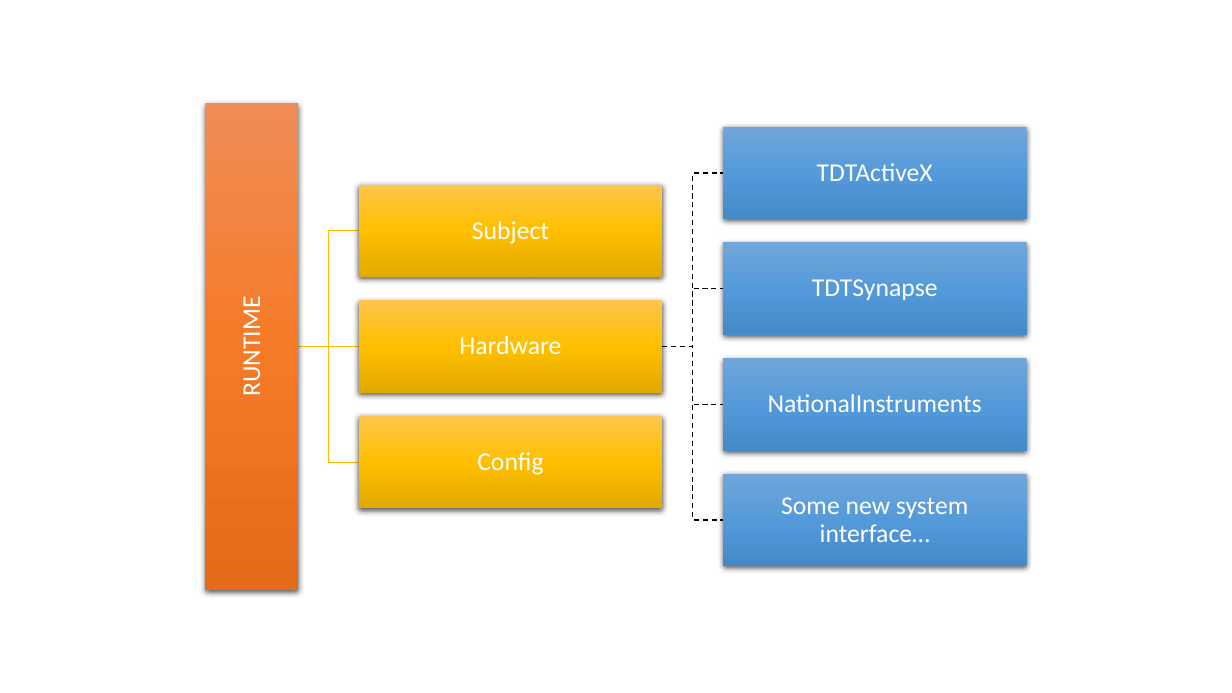
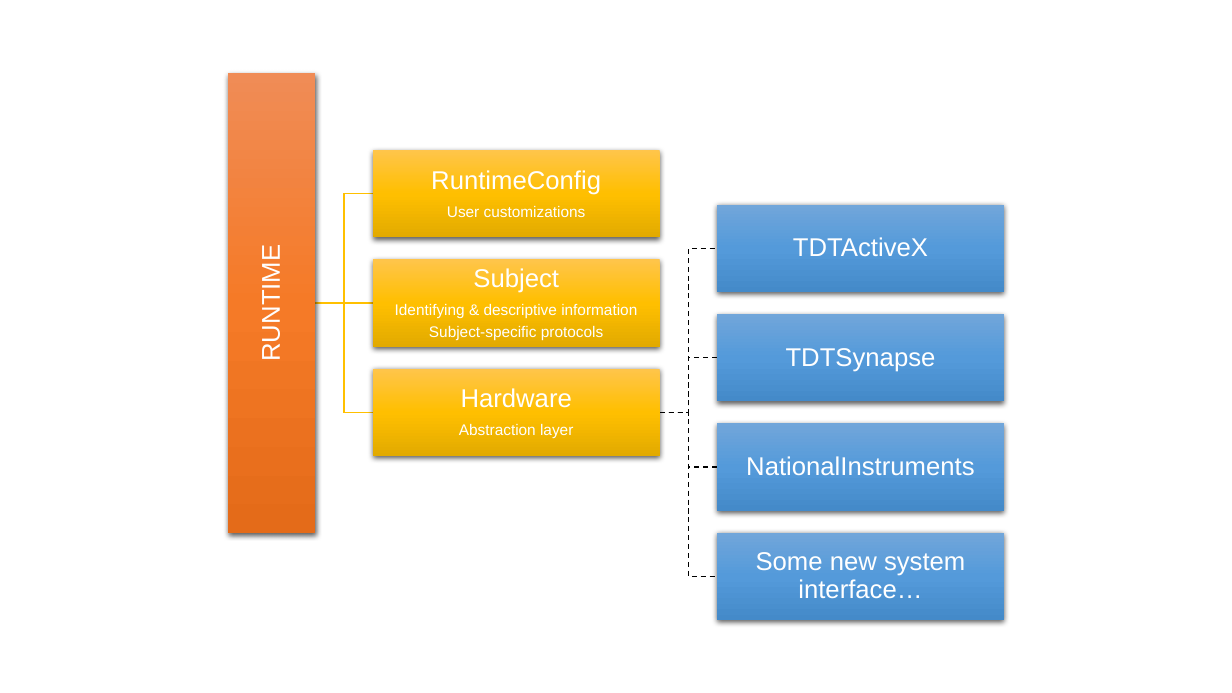
Before and after one commit to dstolz/epsych_v1.1, a slide deck: slide 1 of epsych_v2_design.pptx. Drawn at 1232x693 pixels with LibreOffice and Linux fonts; fonts in the diff are those of the drawing. Boxes give left, top, right and bottom in pixels: in the first picture for what was removed or moved away, otherwise in the second. Text is boxed around its words. In the diff, an @@ line names an element or a change of style, - is before the commit and + after.

Commit message:
place for software design summaries

```diff
--- a/epsych_v2_design.pptx
+++ b/epsych_v2_design.pptx
@@ text "RUNTIME": place and size @@
-text "RUNTIME" at <box>236,310,267,394</box>
+text "RUNTIME" at <box>257,256,286,359</box>
@@ rectangle: place and size @@
-rectangle at <box>206,103,298,590</box>
+rectangle at <box>228,73,316,534</box>
@@ rectangle: place and size @@
-rectangle at <box>359,185,663,277</box>
+rectangle at <box>372,150,660,238</box>
@@ text added at <box>431,170,601,217</box>, 12 pt, text #FFFFFF @@
+RuntimeConfig
+User customizations
@@ freeform shape: place and size @@
-freeform shape at <box>298,231,359,347</box>
+freeform shape at <box>315,194,372,303</box>
@@ font Calibri to Arial in 5 elements at <box>257,256,286,359</box>, <box>756,552,965,598</box>, <box>746,456,974,475</box>, <box>786,348,936,372</box>, <box>793,237,928,256</box> @@
@@ text "TDTActiveX": place and size @@
-text "TDTActiveX" at <box>817,163,933,181</box>
+text "TDTActiveX" at <box>793,237,928,256</box>
@@ rectangle: place and size @@
-rectangle at <box>723,242,1027,335</box>
+rectangle at <box>717,204,1005,292</box>
@@ text removed at <box>472,221,549,244</box> @@
-Subject
@@ rectangle: place and size @@
-rectangle at <box>359,300,663,393</box>
+rectangle at <box>372,260,660,348</box>
@@ text added at <box>395,268,637,340</box>, 12 pt, text #FFFFFF @@
+Subject
+Identifying & descriptive information
+Subject-specific protocols
@@ freeform shape: place and size @@
-freeform shape at <box>663,173,724,347</box>
+freeform shape at <box>660,249,717,413</box>
@@ freeform shape: place and size @@
-freeform shape at <box>298,342,359,351</box>
+freeform shape at <box>315,299,372,308</box>
@@ freeform shape: place and size @@
-freeform shape at <box>298,347,359,462</box>
+freeform shape at <box>315,303,372,412</box>
@@ text "TDTSynapse": place and size @@
-text "TDTSynapse" at <box>812,279,938,300</box>
+text "TDTSynapse" at <box>786,348,936,372</box>
@@ rectangle: place and size @@
-rectangle at <box>723,359,1027,451</box>
+rectangle at <box>717,314,1005,402</box>
@@ freeform shape: place and size @@
-freeform shape at <box>663,347,724,405</box>
+freeform shape at <box>660,358,717,412</box>
@@ rectangle: place and size @@
-rectangle at <box>359,416,663,508</box>
+rectangle at <box>372,369,660,457</box>
@@ text "Hardware": place and size @@
-text "Hardware" at <box>459,336,561,354</box>
+text "Hardware" at <box>459,388,573,439</box>
@@ text at <box>461,388,572,407</box>: font Calibri to Arial in "Hardware" @@
@@ freeform shape: place and size @@
-freeform shape at <box>663,347,724,520</box>
+freeform shape at <box>660,412,717,577</box>
@@ freeform shape: place and size @@
-freeform shape at <box>663,288,724,347</box>
+freeform shape at <box>660,412,717,467</box>
@@ text at <box>459,424,573,439</box>: paragraph added @@
+Abstraction layer
@@ text "NationalInstruments": place and size @@
-text "NationalInstruments" at <box>768,394,982,412</box>
+text "NationalInstruments" at <box>746,456,974,475</box>
@@ rectangle: place and size @@
-rectangle at <box>723,474,1027,567</box>
+rectangle at <box>717,423,1005,511</box>
@@ text removed at <box>477,452,543,475</box> @@
-Config
@@ text "Some new system interface…": place and size @@
-text "Some new system interface…" at <box>781,497,968,542</box>
+text "Some new system interface…" at <box>756,552,965,598</box>
@@ rectangle: place and size @@
-rectangle at <box>723,127,1027,219</box>
+rectangle at <box>717,532,1005,620</box>
```
